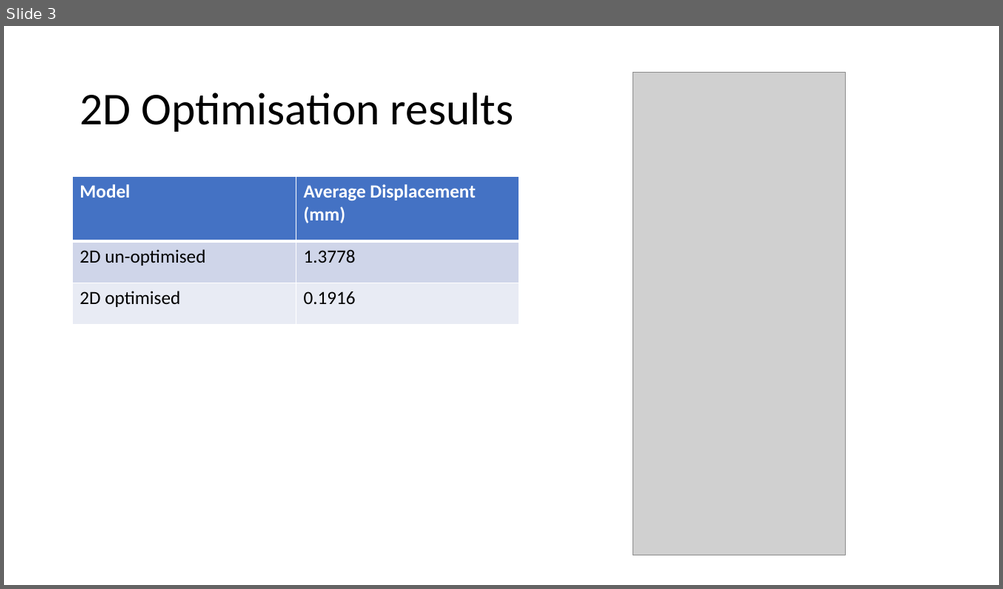
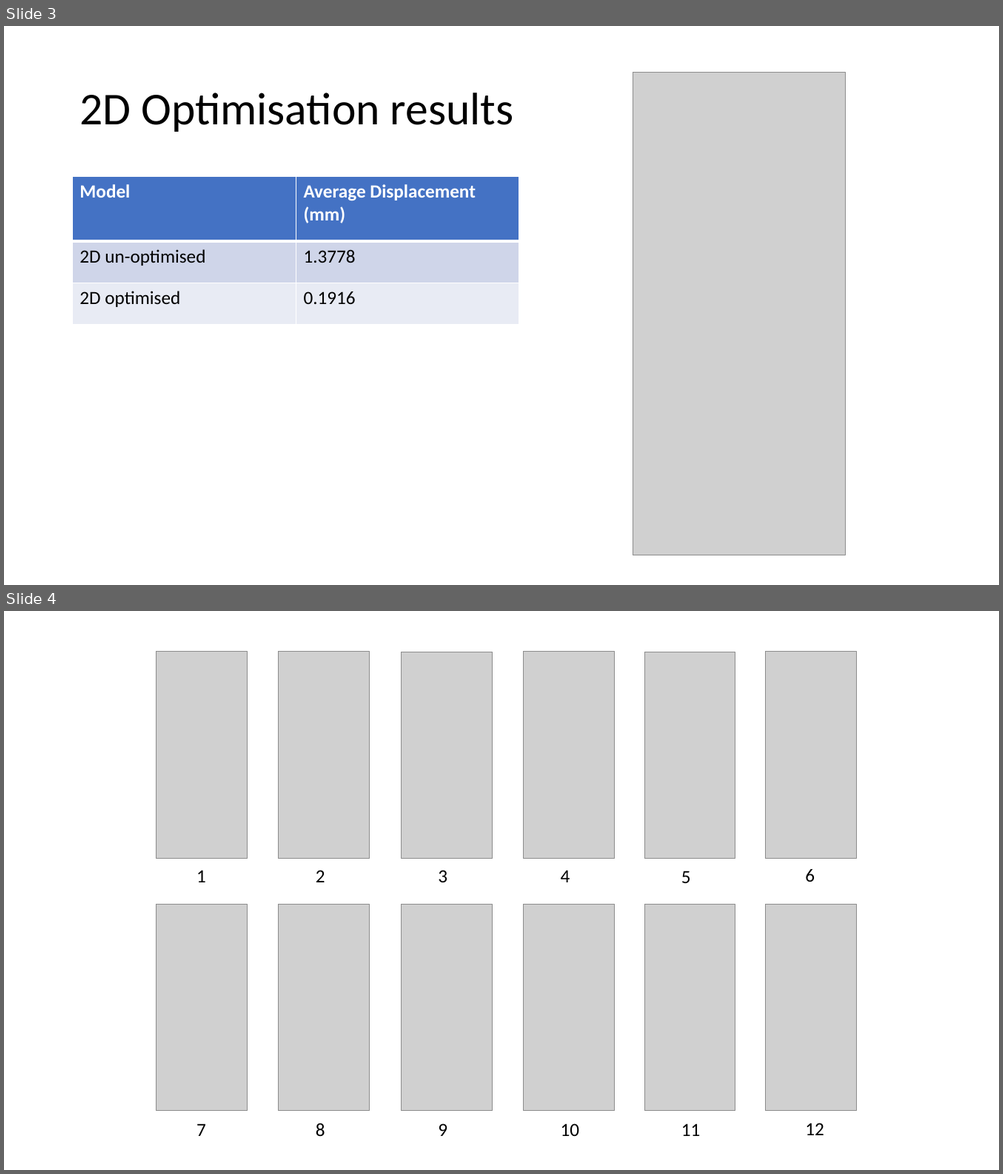
Before and after one commit to amoudes/HVI, a slide deck: finalpresentation.pptm. Shown one above the other, each under a label of ours: slide 3 before the commit, slides 3 and 4 after it. The pictures are 1003x589 and 1003x1174 pixels, drawn with LibreOffice and Linux fonts; fonts in the diff are those of the drawing; grey boxes stand for pictures. Boxes give left, top, right and bottom in pixels: in the first picture for what was removed or moved away, otherwise in the second. Text is boxed around its words. In the diff, an @@ line names an element or a change of style, - is before the commit and + after.

```diff
--- a/finalpresentation.pptm
+++ b/finalpresentation.pptm
@@ slide 4 added at <box>4,611,999,1170</box>, background #FFFFFF @@
@@ picture added at <box>156,652,247,859</box> @@
@@ picture added at <box>279,652,370,859</box> @@
@@ picture added at <box>401,652,492,859</box> @@
@@ picture added at <box>523,652,614,859</box> @@
@@ picture added at <box>644,652,735,859</box> @@
@@ picture added at <box>765,652,856,859</box> @@
@@ text added at <box>196,870,206,883</box>, 18 pt, text #000000 @@
+1
@@ text added at <box>316,870,325,883</box>, 18 pt, text #000000 @@
+2
@@ text added at <box>438,870,447,883</box>, 18 pt, text #000000 @@
+3
@@ text added at <box>560,870,570,883</box>, 18 pt, text #000000 @@
+4
@@ text added at <box>681,871,691,883</box>, 18 pt, text #000000 @@
+5
@@ text added at <box>805,869,814,883</box>, 18 pt, text #000000 @@
+6
@@ picture added at <box>156,904,247,1111</box> @@
@@ picture added at <box>279,904,370,1111</box> @@
@@ picture added at <box>401,904,492,1111</box> @@
@@ picture added at <box>523,904,614,1111</box> @@
@@ picture added at <box>644,904,735,1111</box> @@
@@ picture added at <box>765,904,856,1111</box> @@
@@ text added at <box>196,1124,206,1136</box>, 18 pt, text #000000 @@
+7
@@ text added at <box>316,1123,325,1137</box>, 18 pt, text #000000 @@
+8
@@ text added at <box>438,1124,447,1136</box>, 18 pt, text #000000 @@
+9
@@ text added at <box>560,1124,580,1136</box>, 18 pt, text #000000 @@
+10
@@ text added at <box>681,1124,700,1136</box>, 18 pt, text #000000 @@
+11
@@ text added at <box>805,1123,824,1136</box>, 18 pt, text #000000 @@
+12
```
Also in this commit, not shown: 1 slide changed, 1 slide removed, 2 other files.
